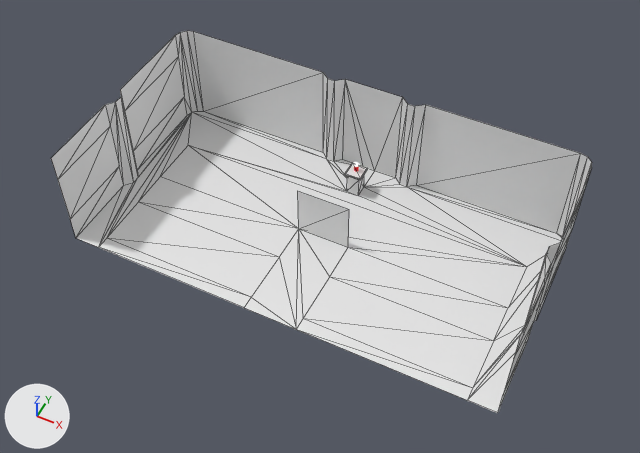
An edit to the glTF model modelos/museo.glb, drawn before and after from the same camera.
One viewpoint serves both versions: a 50 mm lens placed at (9.35, -18.95, 24.25), pointed at (0.21, -0.66, 1.39). The lights are fixed; the arrows at lower left show +X, +Y and +Z. The first picture is the older version. Mesh edges are drawn as thin lines on the coarser meshes. Where no turn or scale is listed for an object, it has been applied to the vertices. Vertices at exactly the same position are counted once.

Before the edit, the objects in view are built like this:
```python
me_cube = bpy.data.meshes.new('Cube')
me_cube.from_pydata(...)  # 104 vertices, 170 faces; spans x -8.0..8.0, y -4.0..4.0, z 0.0..4.0
me_cube.materials.append(mat_material)  # white #e7e7e7
me_plane = bpy.data.meshes.new('Plane')
me_plane.from_pydata([(-1.0, 0.0, -1.0), (1.0, 0.0, -1.0), (-1.0, 0.0, 1.0), (1.0, 0.0, 1.0)], [], [(0, 1, 3), (0, 3, 2)])
ob_cube = bpy.data.objects.new('Cube', me_cube)
ob_cube.location = (0.0, 0.0, 0.0)
ob_player = bpy.data.objects.new('player', me_plane)
ob_player.location = (0.0, 0.0, 1.0)
```
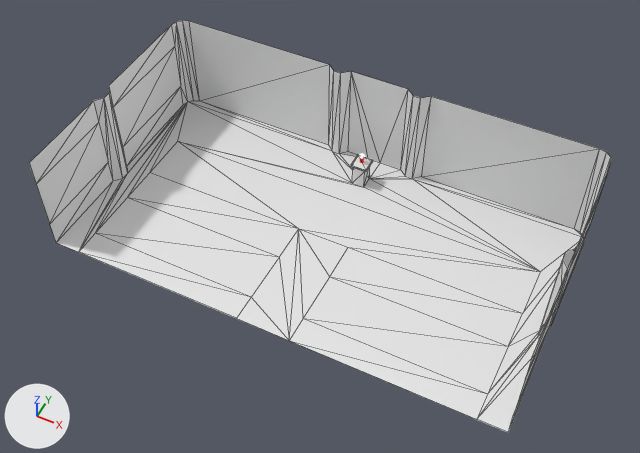
Changed parts and their boxes (x1, y1, x2, y2) in the pictures (640 x 453 px):
'Cube', reshaped (8% wider, 8% taller): before (51, 31, 592, 413); after (29, 20, 611, 432)
'player', deleted: before (298, 191, 349, 247)

The change, as a diff of the scene's bpy script:
```diff
--- a/modelos/museo.glb.py
+++ b/modelos/museo.glb.py
@@ me_cube @@
 # used by ob_cube; location = (0.0, 0.0, 0.0)
-me_cube.from_pydata(...)  # 104 vertices, 170 faces; spans x -8.0..8.0, y -4.0..4.0, z 0.0..4.0
+me_cube.from_pydata(...)  # 104 vertices, 170 faces; spans x -8.5..8.5, y -4.5..4.5, z 0.0..4.0
+# me_cube part 1: 98 of 104 vertices moved; they spanned x -8.0..8.0, y -4.0..4.0, z 0.0..4.0 and now span x -8.5..8.5, y -4.5..4.5, z 0.0..4.0; mean shift (0.0, 0.2, 0.0); largest move (7.8, 3.9, 0.0) -> (8.2, 4.4, 0.0)
 me_cube.materials.append(mat_material)
@@ ob_player @@
-ob_player = bpy.data.objects.new('player', me_plane)
-ob_player.location = (0.0, 0.0, 1.0)
```
